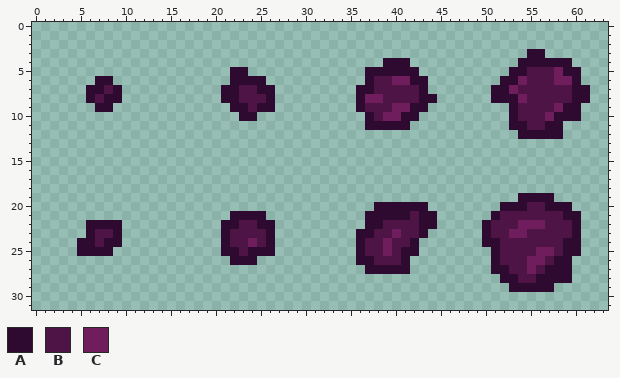
A pixel-art file gets an edit: src/Art/asteroids.aseprite. That is the earlier state.
64x32 pixels, 1 frame.
Palette (. is transparent): A #2e0a30  B #4f1446  C #6f1d5c
Pixels before, first column x 5:
 3 ..................................................AA.....
 4 ..................................AAA............AAAAAA..
 5 .................AA.............AAAAAA..........AABBBCAA.
 6 ..AA.............AAAA...........ABBCCAA........AACBBBCCA.
 7 .AABA...........AABBAA.........AABBBBBA.......AACBBBBBBAA
 8 .ABAA...........AABBBA.........ACCBBBBAA......AAACBBBBBAA
 9 ..AA.............AABAA.........ABBBCCAA.........ABBBBCAA.
10 ..................AA............ABCCAA..........ABBBCAAA.
11 ................................AAAAA...........AABBAA...
12 .................................................AAAAA...
13 .........................................................
14 .........................................................
15 .........................................................
16 .........................................................
17 .........................................................
18 .........................................................
19 .................................................AAAA....
20 .................................AAAAAA........AAABBAAA..
21 .................AAAA...........AAAAABAA......ABBBBBBBAA.
22 .AAAA...........AABBAA..........AABBBBAA.....ABBBCCCBBBA.
23 .ABBA...........ABBBBA.........AABBCBBA......ABBCCBBBBBA.
24 AABAA...........ABBCBA.........ABBCBBA.......AABBBBBBBAA.
25 AAAA............AABAAA.........ABBCBAA........ABBBBCCBAA.
26 .................AAA...........AABBBA.........ABBBCCBAA..
27 ................................AAAAA.........AABBCBAAA..
28 ...............................................AABBAAAA..
29 ................................................AAAAA....
Now the later version:
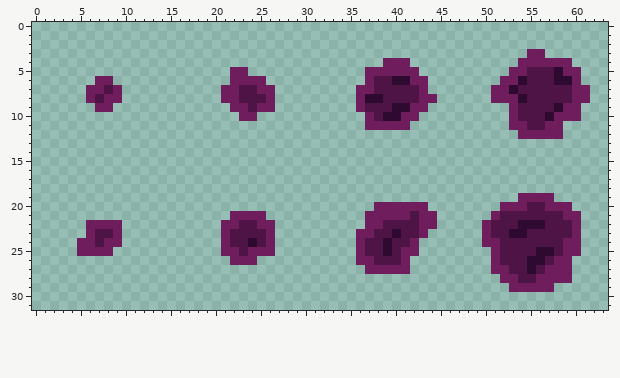
What changed:
colour A: #2e0a30 -> #6f1d5c
colour C: #6f1d5c -> #2e0a30
